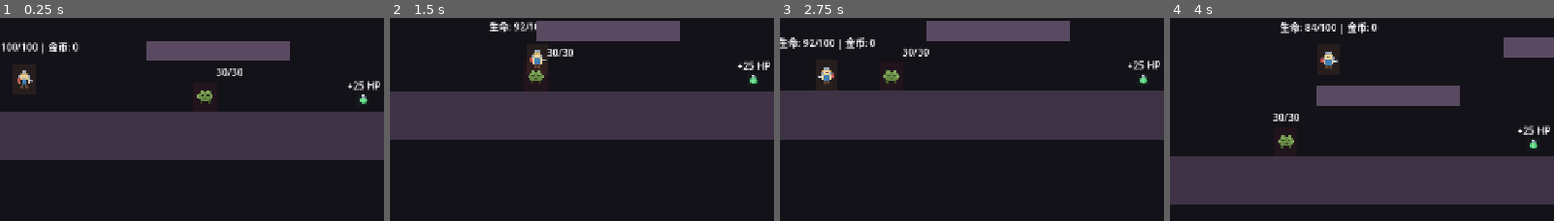
Above: before the commit, frames 1-4 (left to right).
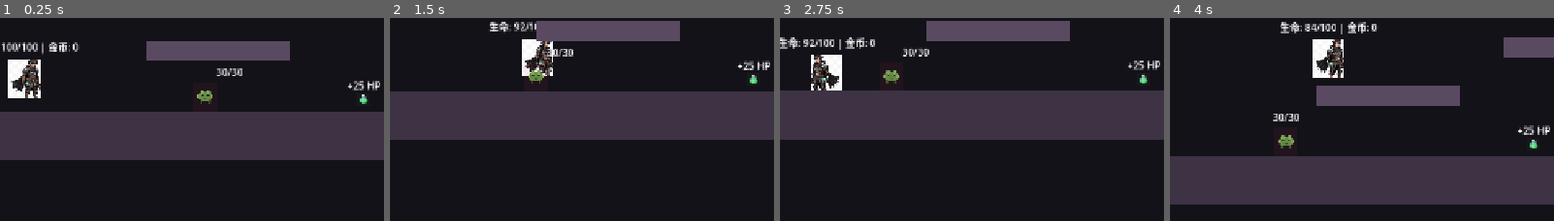
Above: after the commit, the same moments.

Repository: 98longq/relicbound
Game: Godot game, scene res://scenes/levels/test_level.tscn
Two runs of this game, one before a commit and one after it. Both use one fixed random seed, a clock stepped at 60 frames per second and the inputs below.
Inputs (mouse positions are % of the whole screen's width and height, from its top left):
- Up to frame 1 (0.25 s): no input
- Up to frame 2 (1.5 s): tap Enter (ui_accept) at 0.5, 0.77 s; move the mouse to (72, 46) at 0.52 s; hold R 0.53-1.28 s; hold Right (ui_right) from 0.53 s (still down); click (72, 46) at 0.67 s; move the mouse to (29, 57) at 1.27 s; tap Space at 1.35 s
- Up to frame 3 (2.75 s): tap Enter (ui_accept) at 1.52 s; move the mouse to (60, 28) at 2.02 s; release Right (ui_right) at 2.03 s; hold Left (ui_left) from 2.03 s (still down); hold J from 2.03 s (still down)
- Up to frame 4 (4 s): move the mouse to (45, 73) at 2.77 s; release Left (ui_left) at 2.78 s; release J at 2.78 s; hold Right (ui_right) from 2.78 s (still down); tap R at 2.85 s; click (45, 73) at 2.92 s; tap Enter (ui_accept) at 3.02, 3.77 s; move the mouse to (80, 68) at 3.52 s; hold Space from 3.53 s (still down)
The pictures show only the part of the screen within x 29-79%, y 43-92%; the shares and areas given below are measured in that part.

The runs differ from the first frame. In frame 1, 1.4% of the frame differs, in the area x 2-11%, y 20-40%; in frame 2, 1.1%; in frame 3, 1.2%; in frame 4, 1.3%.

Commit message:
Use uploaded hero sheet art for player scene

Diff:
--- a/scenes/player/player.tscn
+++ b/scenes/player/player.tscn
@@ -1,7 +1,11 @@
-[gd_scene load_steps=5 format=3]
+[gd_scene load_steps=6 format=3]
 
 [ext_resource type="Script" path="res://scripts/player/player_controller.gd" id="1_player_controller"]
-[ext_resource type="Texture2D" path="res://assets/art/player/player_knight.svg" id="2_player_art"]
+[ext_resource type="Texture2D" path="res://assets/generated/hero_sheet.png" id="2_player_sheet"]
+
+[sub_resource type="AtlasTexture" id="AtlasTexture_player_idle"]
+atlas = ExtResource("2_player_sheet")
+region = Rect2(48, 48, 104, 126)
 
 [sub_resource type="RectangleShape2D" id="RectangleShape2D_player"]
 size = Vector2(36, 52)
@@ -18,12 +22,12 @@
 offset_right = 18.0
 offset_bottom = 0.0
 pivot_offset = Vector2(18, 26)
-color = Color(0.9, 0.67, 0.28, 0.08)
+color = Color(0.9, 0.67, 0.28, 0.03)
 
 [node name="Art" type="Sprite2D" parent="Visual"]
-position = Vector2(18, 26)
-scale = Vector2(0.56, 0.56)
-texture = ExtResource("2_player_art")
+position = Vector2(18, 24)
+scale = Vector2(0.5, 0.5)
+texture = SubResource("AtlasTexture_player_idle")
 
 [node name="CollisionShape2D" type="CollisionShape2D" parent="."]
 position = Vector2(0, -26)
